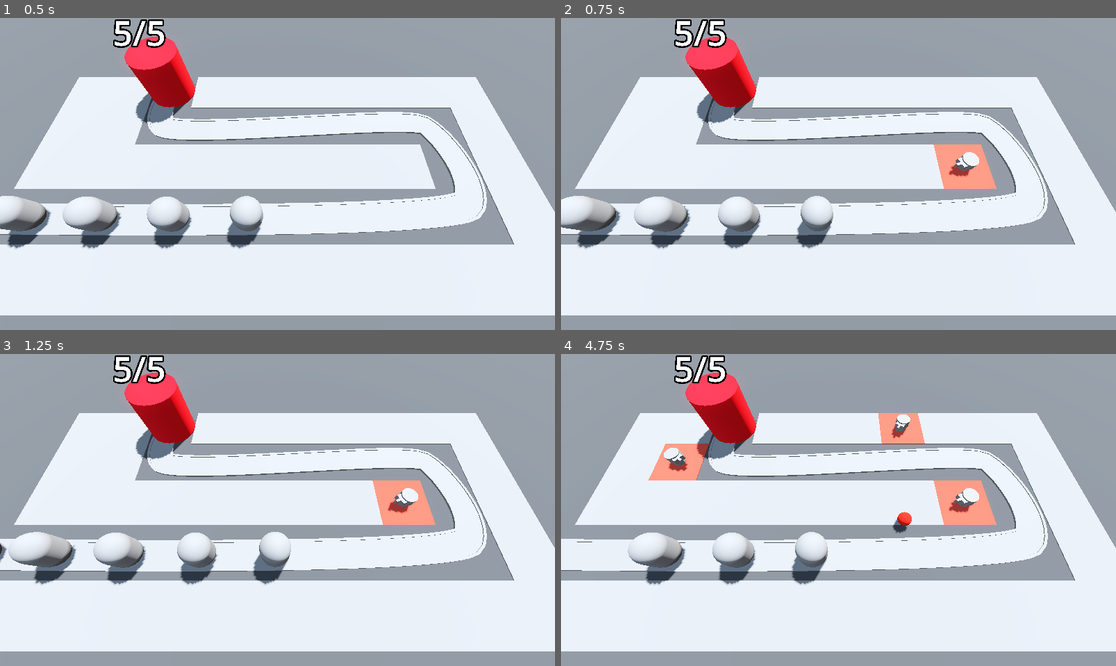
Above: before the commit, frames 1-4 (two rows, left to right).
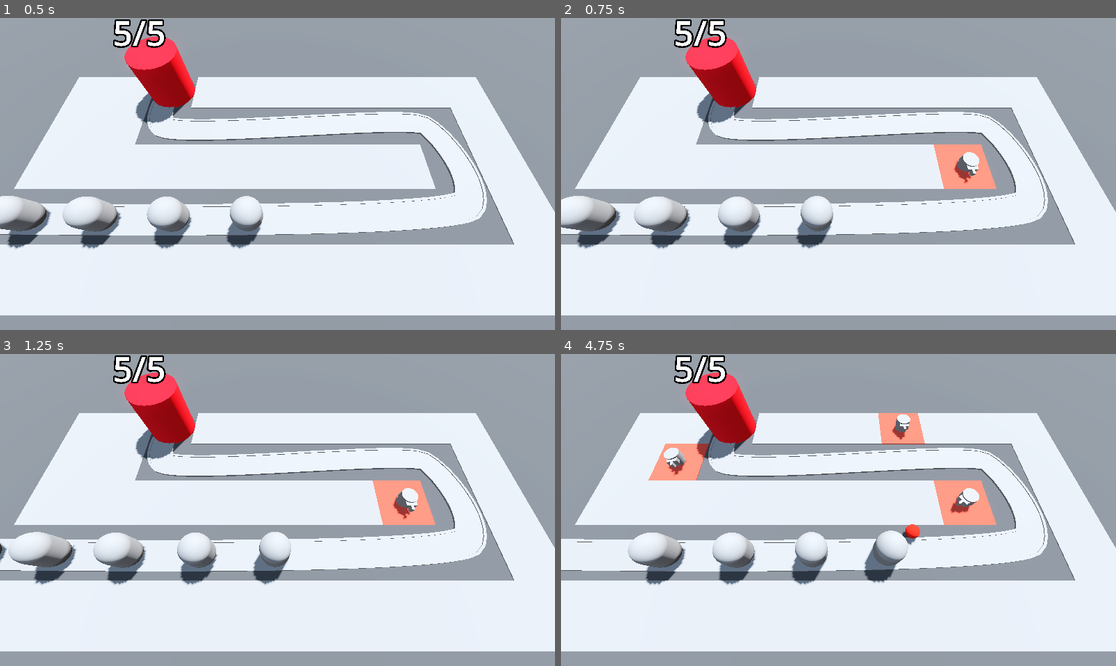
Above: after the commit, the same moments.

Repository: pyxn/godot-barbarian-blaster
Game: Godot game, scene res://Scenes/BaseLevel.tscn
The game is run twice, just before and just after one commit, with the same random seed, the same clock (stepped at 60 frames per second) and the same inputs.
Inputs (mouse positions are in pixels of both pictures, inside the frame that each line leads up to):
- Up to frame 1 (0.5 s): no input
- Up to frame 2 (0.75 s): move the mouse to (960, 158) at 0.52 s; press the mouse at (960, 158) at 0.53 s
- Up to frame 3 (1.25 s): no input
- Up to frame 4 (4.75 s): move the mouse to (727, 525) at 1.27 s; release the mouse at (727, 525) at 1.28 s; click (727, 525) at 1.35 s; move the mouse to (894, 441) at 2.02 s; press the mouse at (894, 441) at 2.03 s; move the mouse to (810, 572) at 2.77 s; release the mouse at (810, 572) at 2.78 s; click (810, 572) at 2.85 s; move the mouse to (1005, 556) at 3.52 s; press the mouse at (1005, 556) at 3.53 s; move the mouse to (672, 463) at 4.27 s; release the mouse at (672, 463) at 4.28 s; click (672, 463) at 4.35 s

Frame 1 is identical in both runs. In frame 2, 0.2% of the frame differs, in the area x 69-76%, y 44-54%; in frame 3, 0.2%; in frame 4, 1.2%, in the area x 19-74%, y 21-74%.

Commit message:
51/For loops and targeting

Diff:
--- a/Scenes/Turret/Turret.gd
+++ b/Scenes/Turret/Turret.gd
@@ -1,15 +1,33 @@
 extends Node3D
 
 @export var projectile: PackedScene
+@export var turret_range := 10.0
 var enemy_path: Path3D
+
+var target: PathFollow3D
+
 @onready var turret_top: MeshInstance3D = $TurretBase/TurretTop
 
 func _physics_process(delta: float) -> void:
-	var enemy = enemy_path.get_children().back()
-	look_at(enemy.global_position, Vector3.UP, true)
+	target = find_best_target()
+	if target != null:
+		look_at(target.global_position, Vector3.UP, true)
 
 func _on_timer_timeout() -> void:
-	var shot = projectile.instantiate()
-	add_child(shot)
-	shot.global_position = turret_top.global_position
-	shot.direction = global_transform.basis.z
+	if target != null:
+		var shot = projectile.instantiate()
+		add_child(shot)
+		shot.global_position = turret_top.global_position
+		shot.direction = global_transform.basis.z
+
+func find_best_target() -> PathFollow3D:
+	var best_target = null
+	var best_progress = 0
+	for enemy in enemy_path.get_children():
+		if enemy is PathFollow3D:
+			if enemy.progress > best_progress:
+				var distance := global_position.distance_to(enemy.global_position)
+				if distance < turret_range:
+					best_target = enemy
+					best_progress = enemy.progress
+	return best_target
